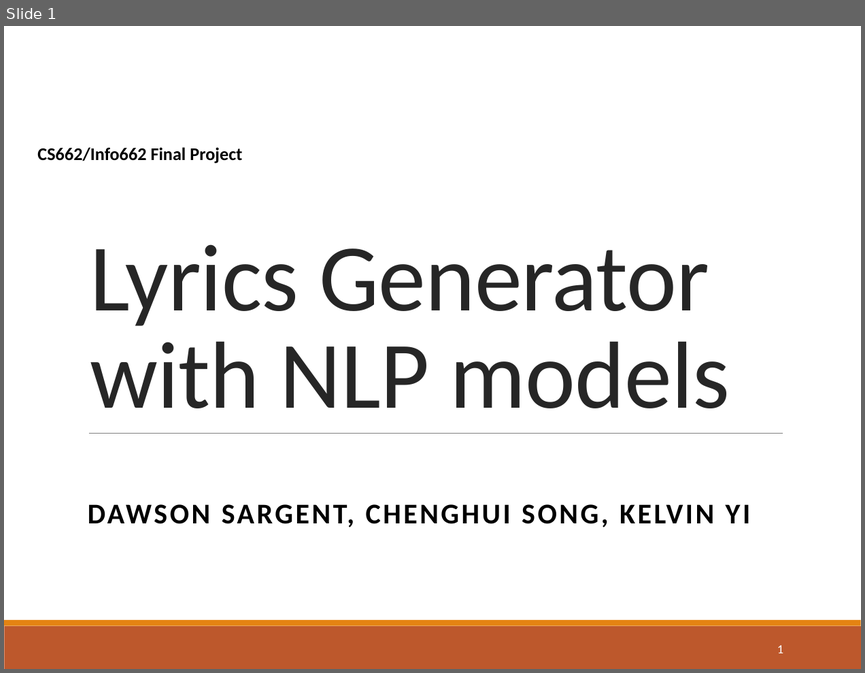
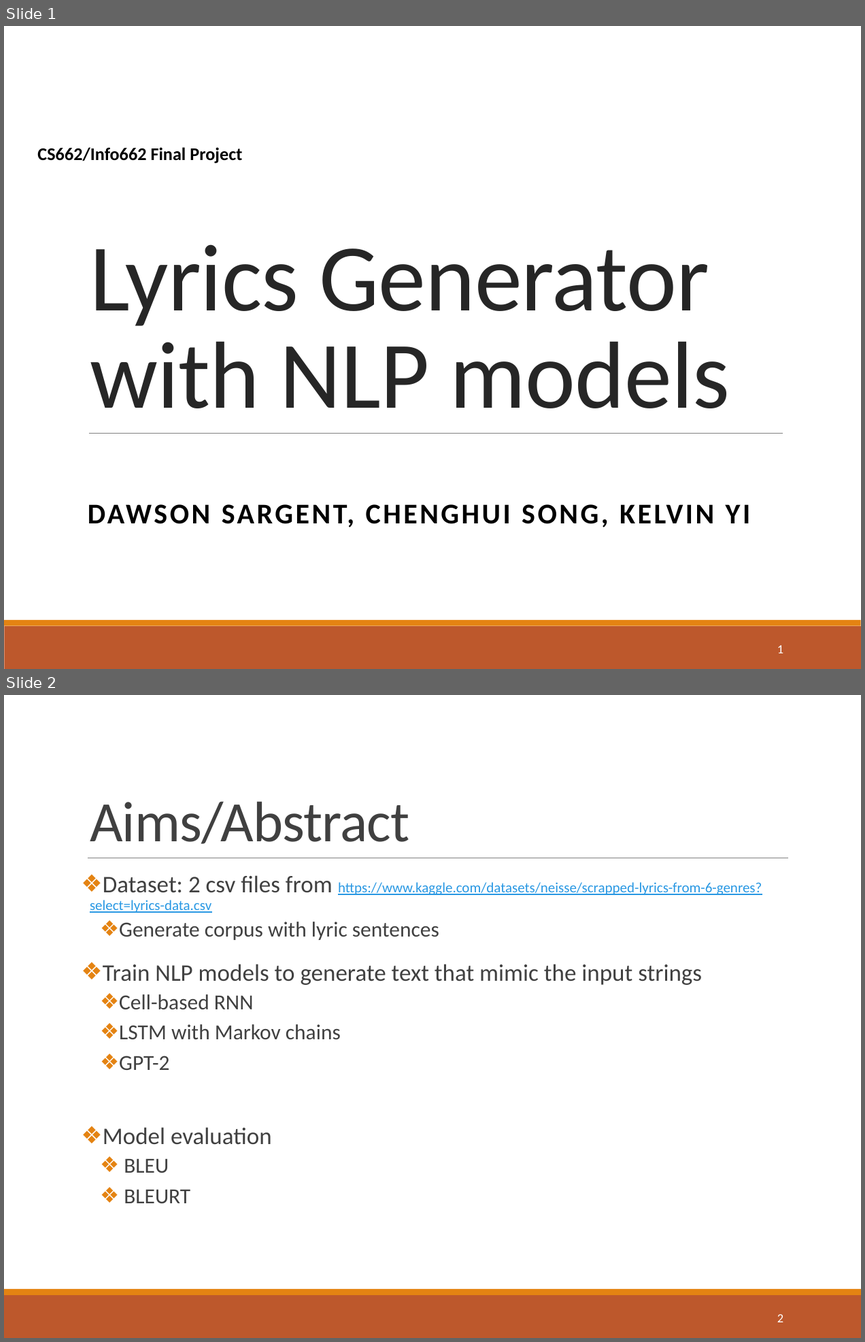
Before and after one commit to kyiCS/lyric-generation-nlp, a slide deck: CS662 final project .pptx. Shown one above the other, each under a label of ours: slide 1 before the commit, slides 1 and 2 after it. The pictures are 865x673 and 865x1342 pixels, drawn with LibreOffice and Linux fonts; fonts in the diff are those of the drawing. Boxes give left, top, right and bottom in pixels: in the first picture for what was removed or moved away, otherwise in the second. Text is boxed around its words. In the diff, an @@ line names an element or a change of style, - is before the commit and + after.

```diff
--- a/CS662 final project .pptx
+++ b/CS662 final project .pptx
@@ slide 2 added at (4,695,861,1338), background #FFFFFF; not listed: 2 template elements that a slide beside it also shows @@
@@ title added at (90,801,409,844), 48 pt, text #404040 @@
+Aims/Abstract
@@ line added from (88, 858) to (788, 858), #808080 0.5 pt @@
@@ text added at (90,875,762,1203), 12 pt, text #404040 @@
+❖ Dataset: 2 csv files from https://www.kaggle.com/datasets/neisse/scrapped-lyrics-from-6-genres?select=lyrics-data.csv
+  ❖ Generate corpus with lyric sentences
+❖ Train NLP models to generate text that mimic the input strings
+  ❖ Cell-based RNN
+  ❖ LSTM with Markov chains
+  ❖ GPT-2
+❖ Model evaluation
+  ❖ BLEU
+  ❖ BLEURT
@@ page number added at (777,1314,783,1322), 10.5 pt, text #FFFFFF @@
+2
```
Also in this commit, not shown: 3 slides changed, 2 other files.
